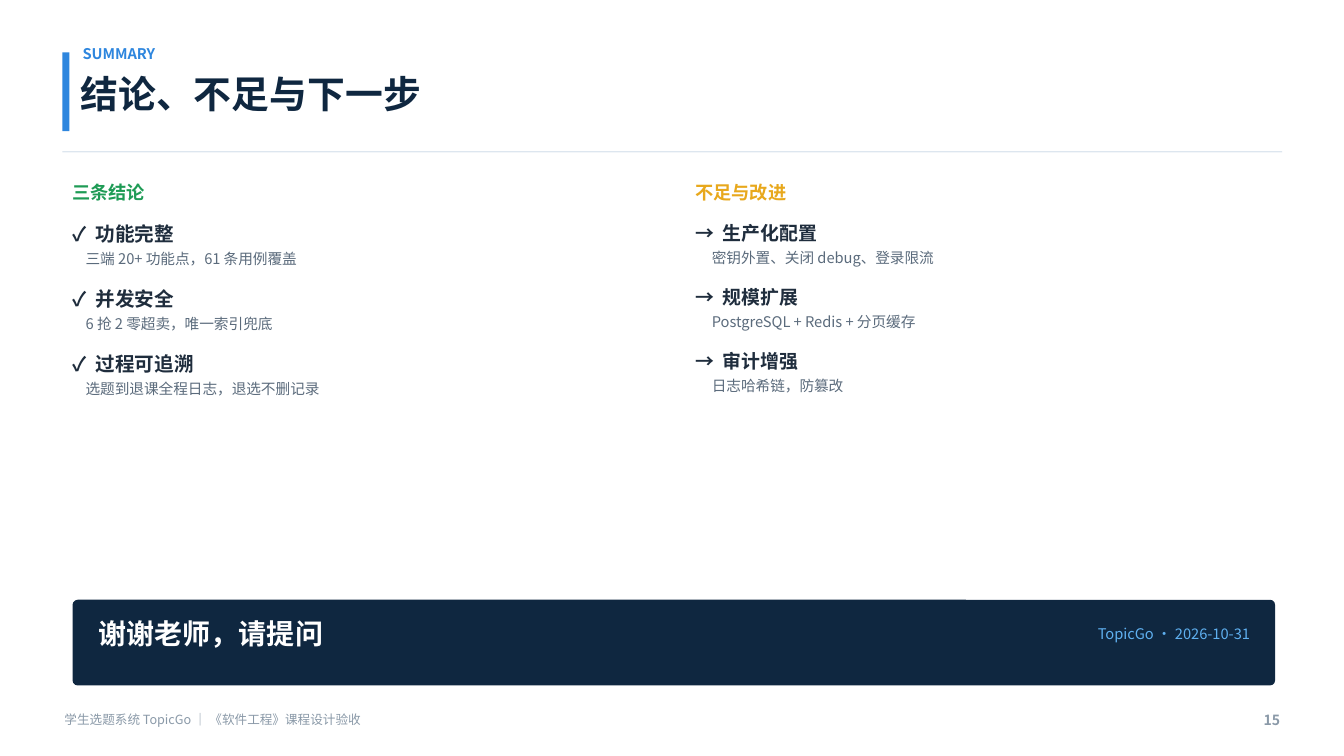
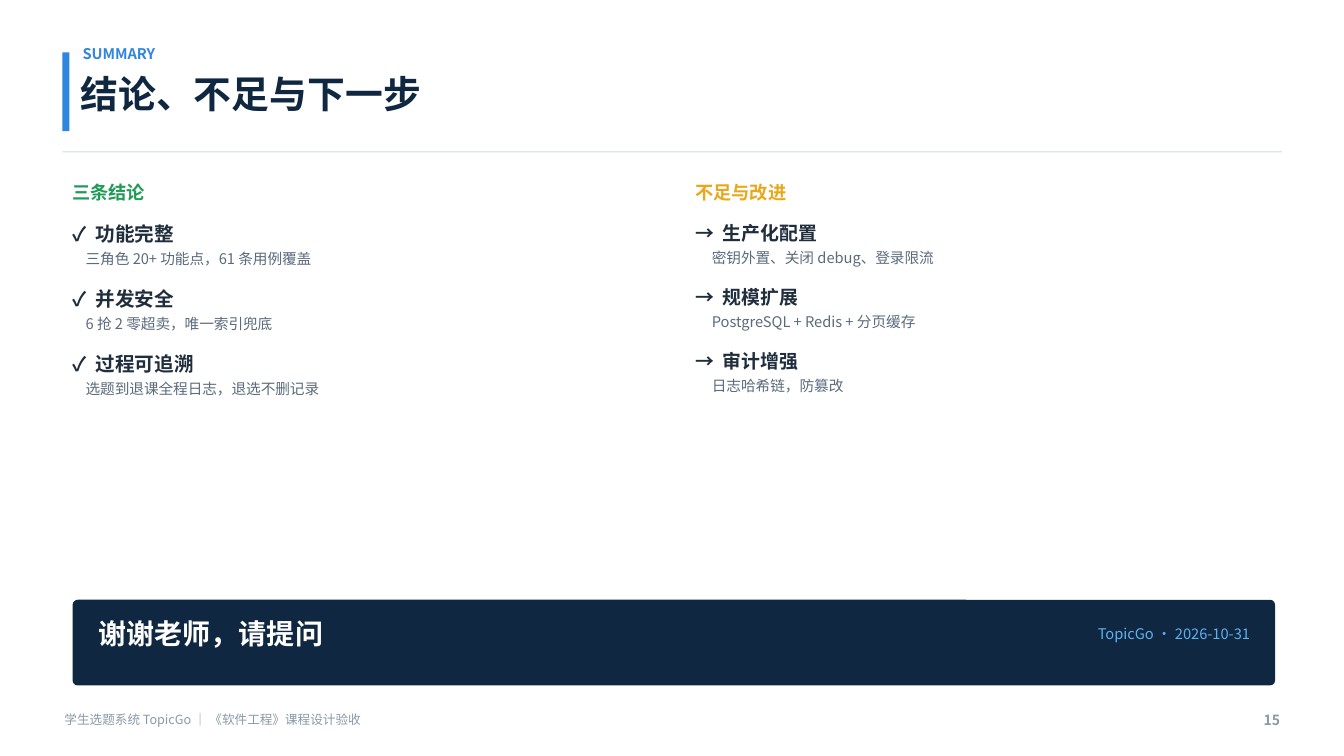
Before and after one commit to haixiaoyuntian/topicgo, a slide deck: slide 15 of student-topic-system/验收/TopicGo-验收汇报.pptx. Drawn at 1344x756 pixels with LibreOffice and Linux fonts; fonts in the diff are those of the drawing. Boxes give left, top, right and bottom in pixels: in the first picture for what was removed or moved away, otherwise in the second. Text is boxed around its words. In the diff, an @@ line names an element or a change of style, - is before the commit and + after.

```diff
--- a/student-topic-system/验收/TopicGo-验收汇报.pptx
+++ b/student-topic-system/验收/TopicGo-验收汇报.pptx
@@ text at box(86, 251, 311, 266): text changed @@
-三端 20+ 功能点，61 条用例覆盖
+三角色 20+ 功能点，61 条用例覆盖
```
Also in this commit, not shown: 3 other slides changed, 16 other files.
